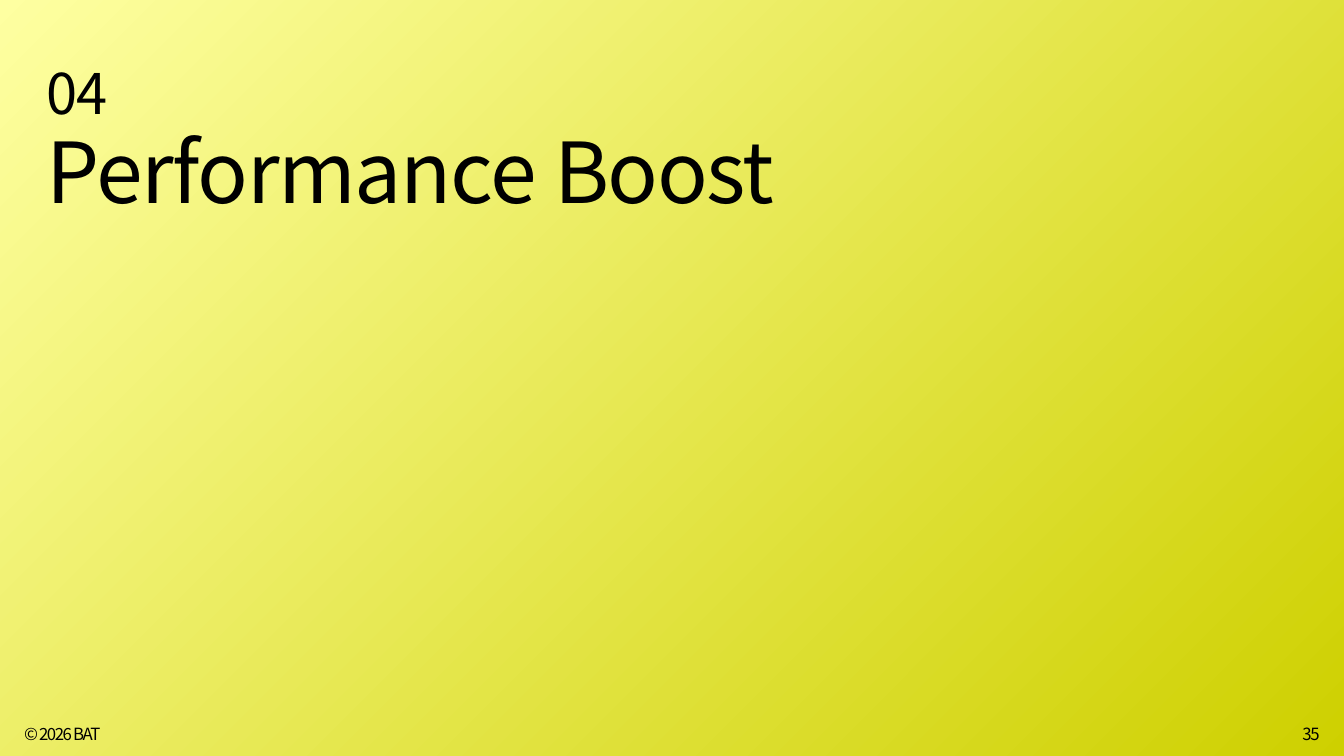
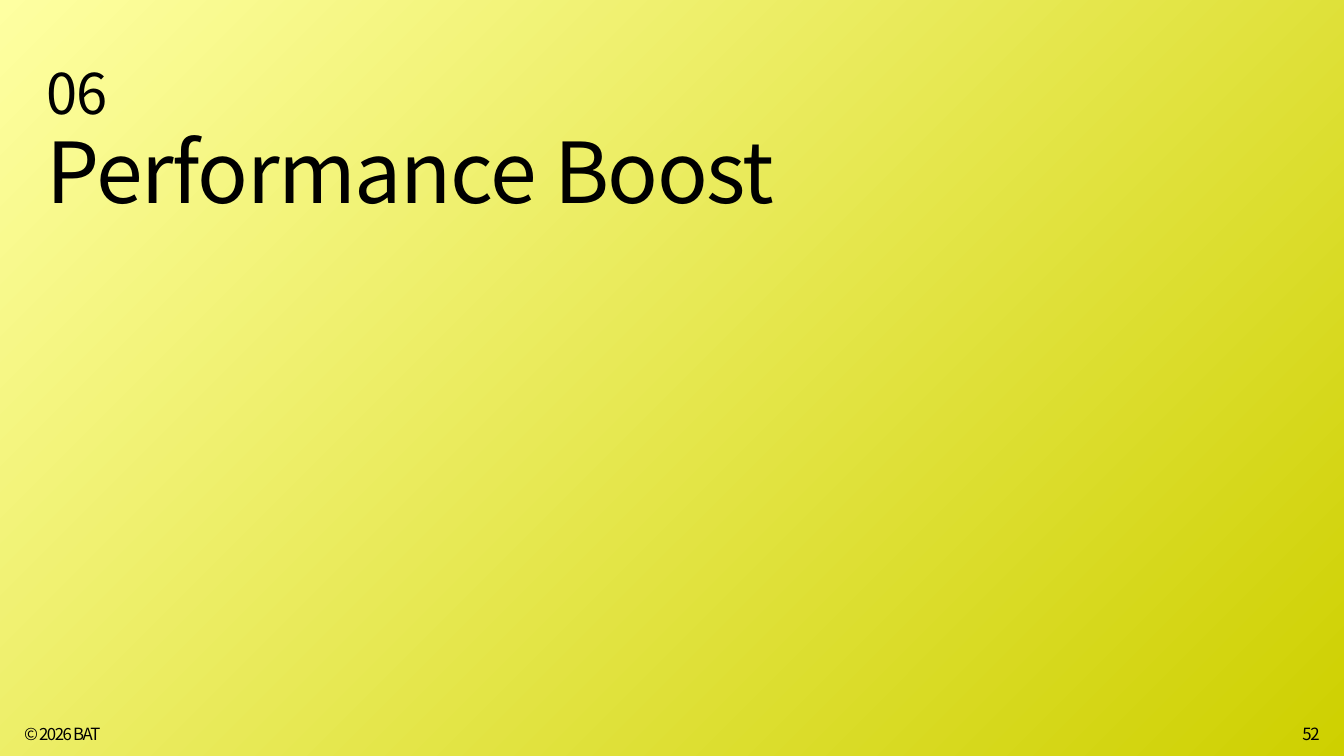
Before and after one commit to bat-han-26/oy_all-the-better_proposal, a slide deck: slide 52 of proposal/올더베러_제안덱_병합본.pptx (slide 35 before the commit). Drawn at 1344x756 pixels with LibreOffice and Linux fonts; fonts in the diff are those of the drawing. Boxes give left, top, right and bottom in pixels: in the first picture for what was removed or moved away, otherwise in the second. Text is boxed around its words. In the diff, an @@ line names an element or a change of style, - is before the commit and + after.

```diff
--- a/proposal/올더베러_제안덱_병합본.pptx
+++ b/proposal/올더베러_제안덱_병합본.pptx
@@ text at <box>47,72,108,115</box>: text changed @@
-04
+06
@@ page number at <box>1302,727,1319,740</box>: text changed @@
-35
+52
```
Also in this commit, not shown: 16 other slides changed, 2 other files.
